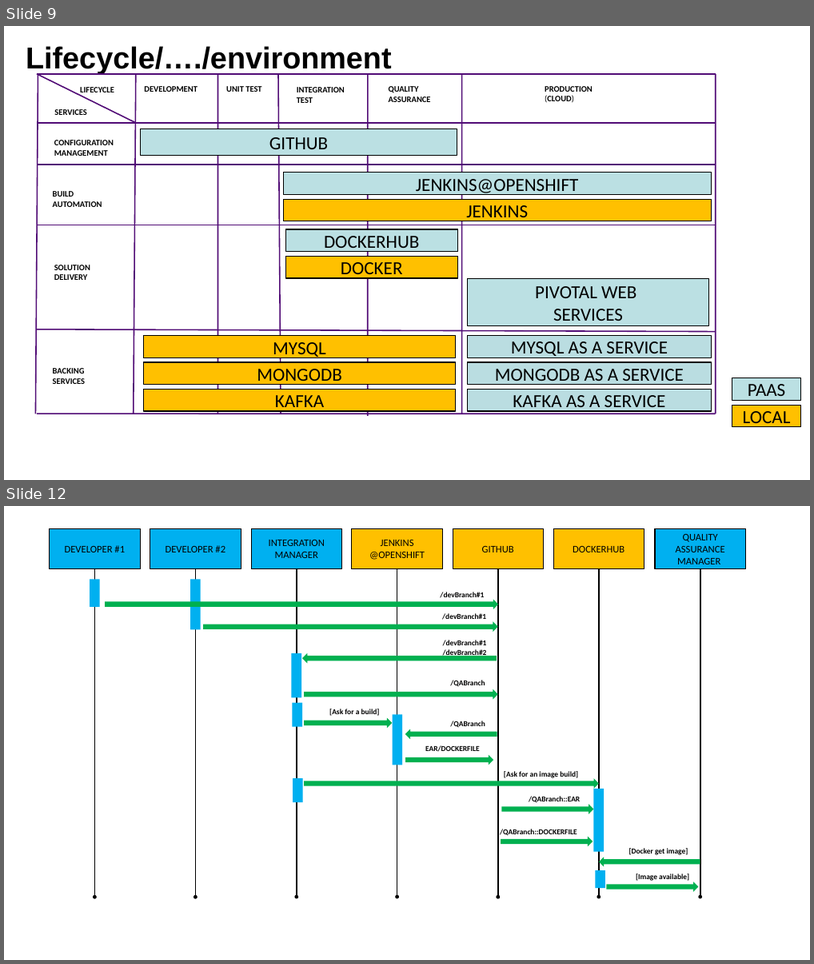
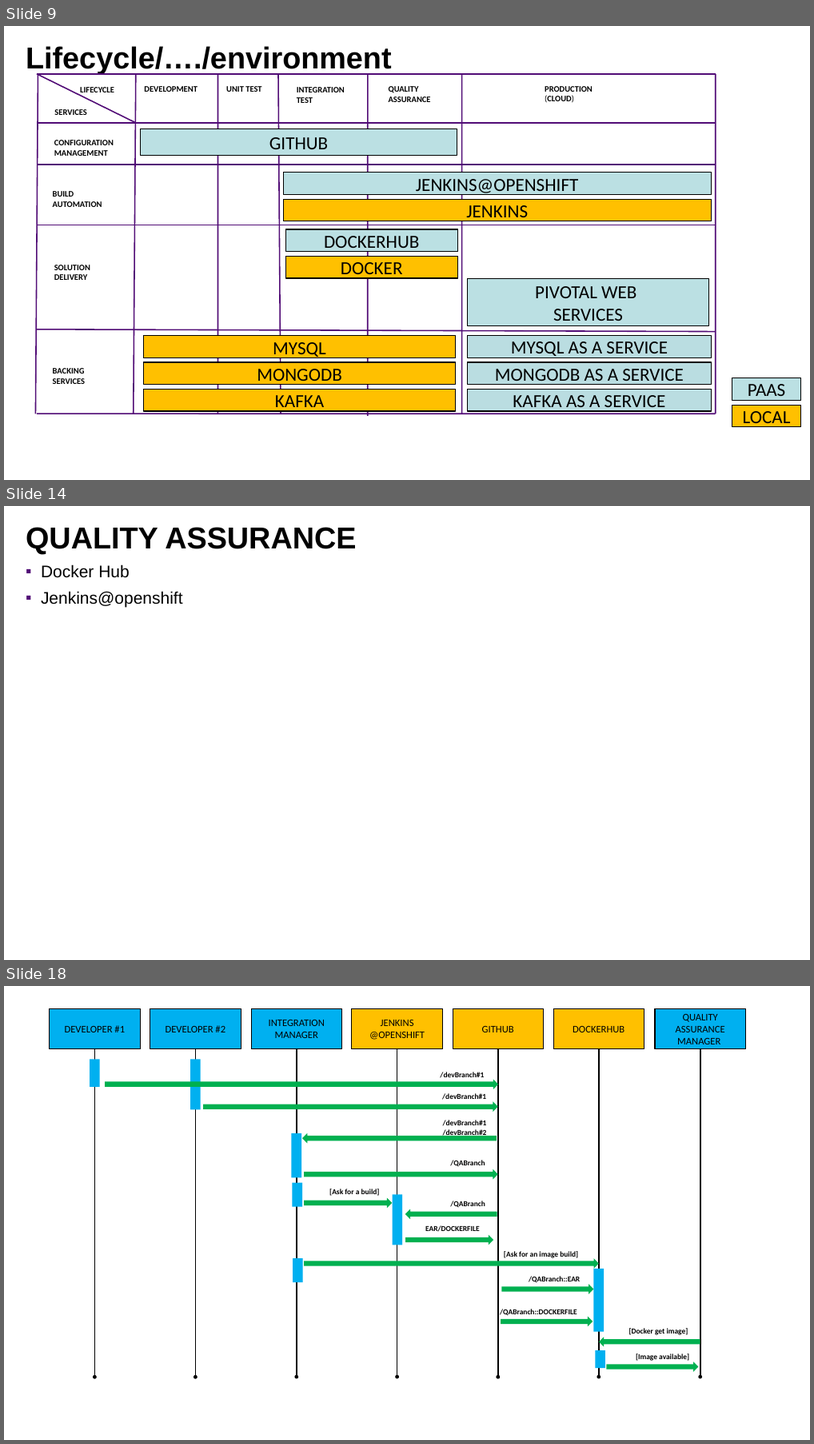
Before and after one commit to lbennardis/microS_code2016_DOCS, a slide deck: luigiBennardisMicroservices.pptx. Shown one above the other, each under a label of ours: slides 9 and 12 before the commit, slides 9, 14 and 18 after it; the slides between them are not shown. The pictures are 814x964 and 814x1444 pixels, drawn with LibreOffice and Linux fonts; fonts in the diff are those of the drawing; background and template pictures are left out. Boxes give left, top, right and bottom in pixels: in the first picture for what was removed or moved away, otherwise in the second. Text is boxed around its words. In the diff, an @@ line names an element or a change of style, - is before the commit and + after.

```diff
--- a/luigiBennardisMicroservices.pptx
+++ b/luigiBennardisMicroservices.pptx
@@ slide 14 added at [4, 506, 810, 960], background picture (left out) @@
@@ title added at [26, 527, 356, 554], 72 pt, text #000000, bold @@
+QUALITY ASSURANCE
@@ text added at [41, 564, 183, 608], 40 pt, text #000000 @@
+▪ Docker Hub
+▪ Jenkins@openshift
@@ what was slide 12 is now slide 18 @@
```
Also in this commit, not shown: 2 slides changed, 7 other slides added, 1 other file.
